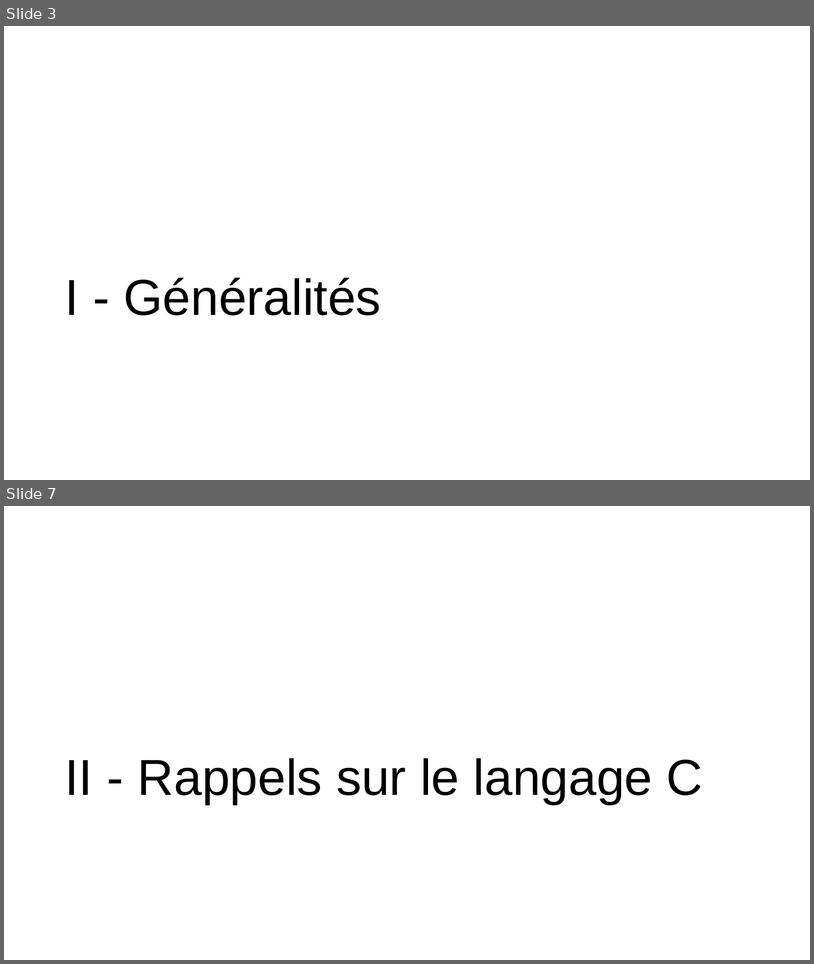
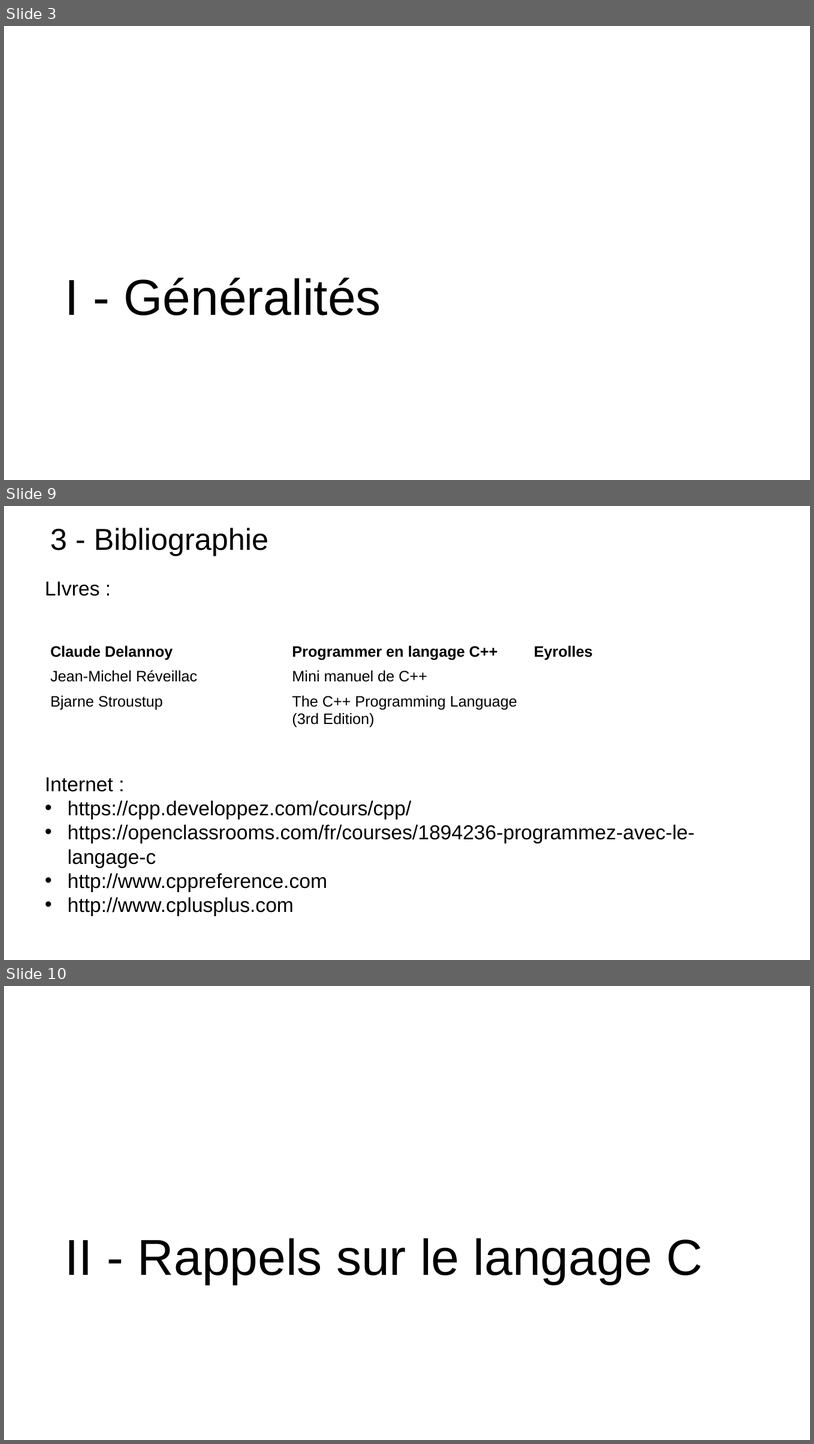
Before and after one commit to t-tortosa/cppCourses, a slide deck: POO.pptx. Shown one above the other, each under a label of ours: slides 3 and 7 before the commit, slides 3, 9 and 10 after it; the slides between them are not shown. The pictures are 814x964 and 814x1444 pixels, drawn with LibreOffice and Linux fonts; fonts in the diff are those of the drawing; background and template pictures are left out. Boxes give left, top, right and bottom in pixels: in the first picture for what was removed or moved away, otherwise in the second. Text is boxed around its words. In the diff, an @@ line names an element or a change of style, - is before the commit and + after.

```diff
--- a/POO.pptx
+++ b/POO.pptx
@@ slide 9 added at (4, 506, 810, 960), background picture (left out) @@
@@ title added at (50, 528, 269, 556), 36 pt, text #000000 @@
+3 - Bibliographie
@@ text added at (45, 582, 99, 596), 24 pt, text #000000 @@
+LIvres :
@@ table added at (45, 640, 770, 750), 3 rows, 3 columns @@
+Claude Delannoy | Programmer en langage C++ | Eyrolles
+Jean-Michel Réveillac | Mini manuel de C++ | 
+Bjarne Stroustup | The C++ Programming Language (3rd Edition) | 
@@ text added at (45, 777, 695, 916), 24 pt, text #000000 @@
+Internet :
+• https://cpp.developpez.com/cours/cpp/
+• https://openclassrooms.com/fr/courses/1894236-programmez-avec-le-langage-c
+• http://www.cppreference.com
+• http://www.cplusplus.com
@@ what was slide 7 is now slide 10 @@
```
Also in this commit, not shown: 4 slides changed, 6 other slides added, 1 slide removed, 4 other files.
